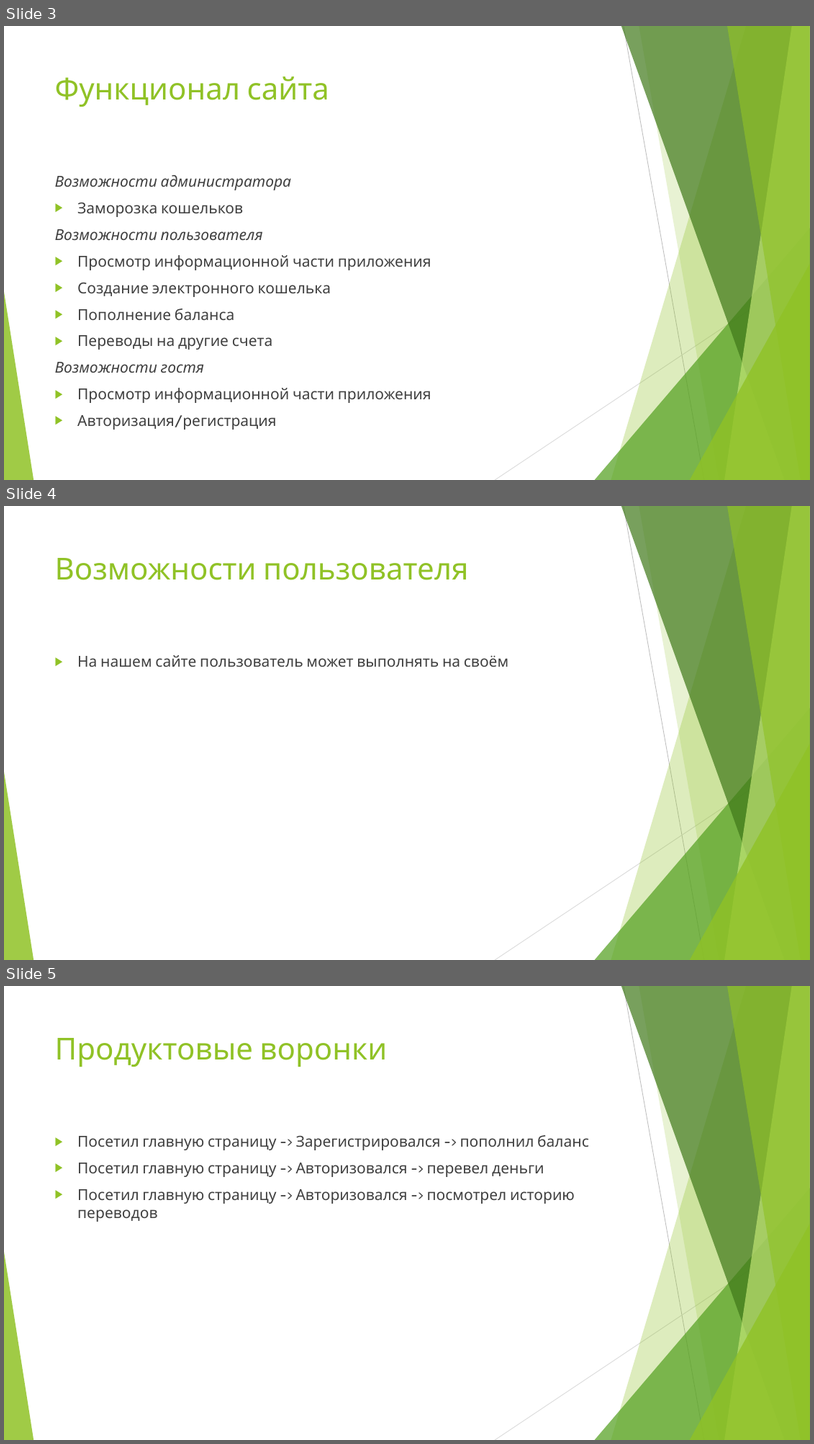
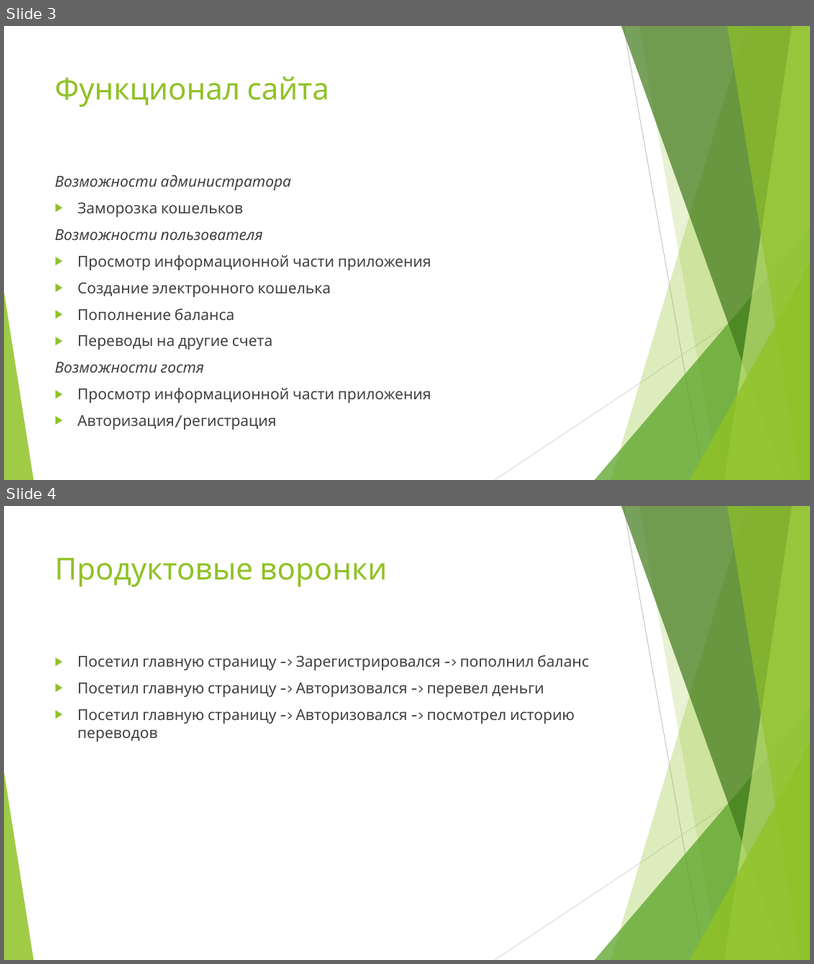
Before and after one commit to TeamNo3/OnlineWallet, a slide deck: Презентация.pptx. Shown one above the other, each under a label of ours: slides 3, 4 and 5 before the commit, slides 3 and 4 after it. The pictures are 814x1444 and 814x964 pixels, drawn with LibreOffice and Linux fonts; fonts in the diff are those of the drawing. Boxes give left, top, right and bottom in pixels: in the first picture for what was removed or moved away, otherwise in the second. Text is boxed around its words. In the diff, an @@ line names an element or a change of style, - is before the commit and + after.

```diff
--- a/Презентация.pptx
+++ b/Презентация.pptx
@@ slide 4 removed at (x1=4, y1=506, x2=810, y2=960), background #FFFFFF; not listed: 10 template elements that a slide beside it also shows @@
@@ title removed at (x1=55, y1=558, x2=468, y2=580) @@
-Возможности пользователя
@@ text removed at (x1=77, y1=655, x2=509, y2=667) @@
-▶ На нашем сайте пользователь может выполнять на своём
@@ what was slide 5 is now slide 4 @@
```
